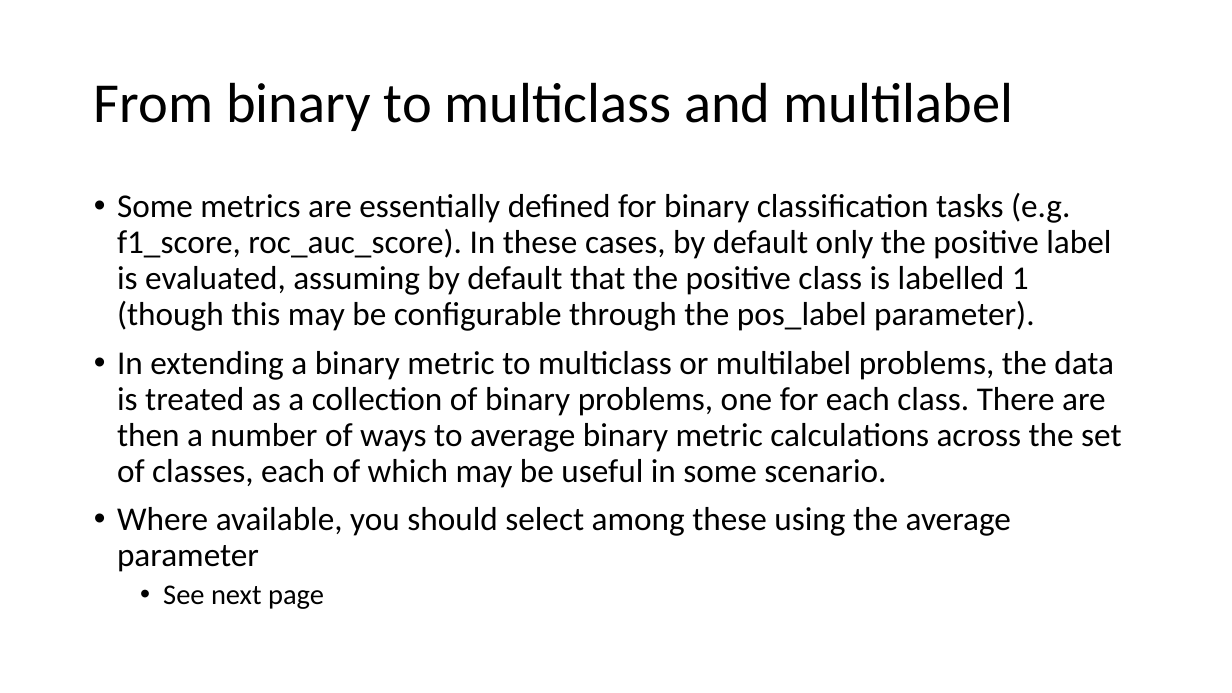
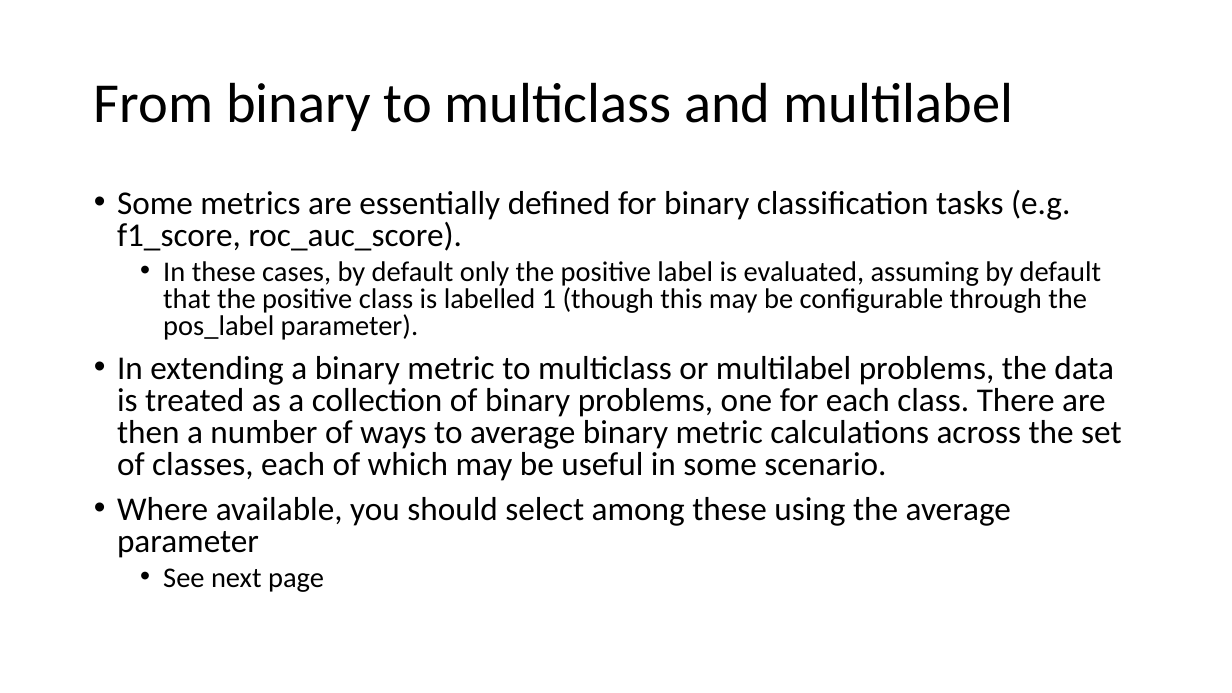
Before and after one commit to FranzGH/IoT_ML, a slide deck: slide 48 of Model selection.pptx. Drawn at 1232x693 pixels with LibreOffice and Linux fonts; fonts in the diff are those of the drawing. Boxes give left, top, right and bottom in pixels: in the first picture for what was removed or moved away, otherwise in the second. Text is boxed around its words. In the diff, an @@ line names an element or a change of style, - is before the commit and + after.

```diff
--- a/Model selection.pptx
+++ b/Model selection.pptx
@@ text at (117,190,1102,340): text changed; size 25.9 to 22.2 pt @@
-• Some metrics are essentially defined for binary classification tasks (e.g. f1_score, roc_auc_score). In these cases, by default only the positive label is evaluated, assuming by default that the positive class is labelled 1 (though this may be configurable through the pos_label parameter).
+• Some metrics are essentially defined for binary classification tasks (e.g. f1_score, roc_auc_score).
+  • In these cases, by default only the positive label is evaluated, assuming by default that the positive class is labelled 1 (though this may be configurable through the pos_label parameter).
@@ text at (117,356,1121,592): line spacing 0.9 to 0.8 @@
```
Also in this commit, not shown: 11 other slides changed, 12 other files.
